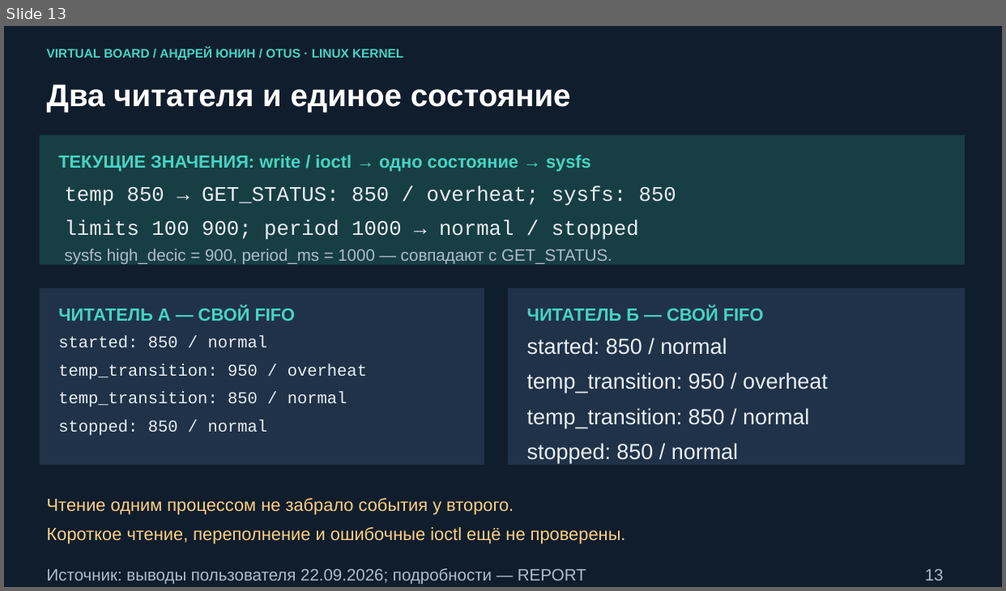
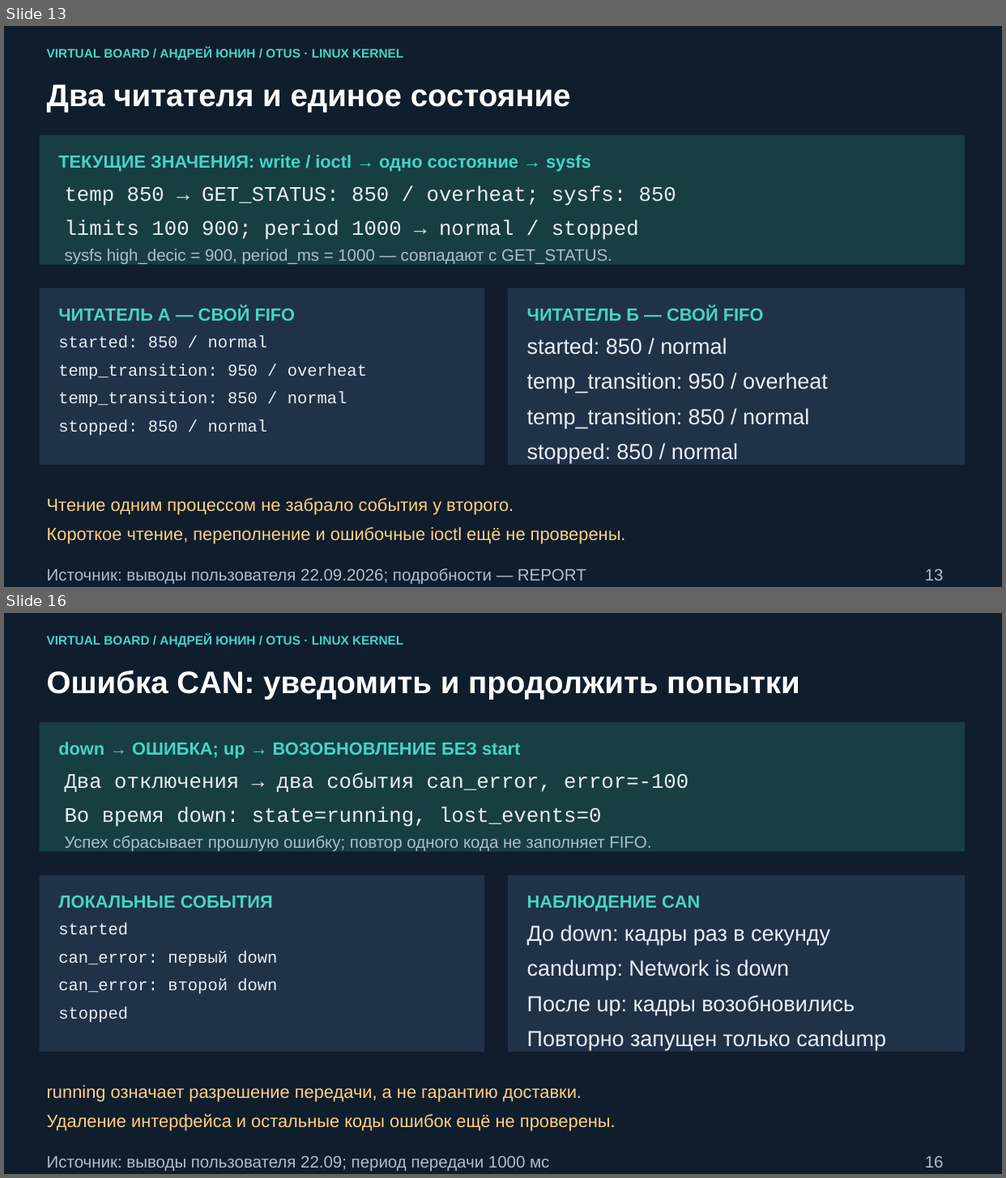
Before and after one commit to andrey-yunin/virtual-board, a slide deck: docs/presentation/virtual_board.pptx. Shown one above the other, each under a label of ours: slide 13 before the commit, slides 13 and 16 after it; the slides between them are not shown. The pictures are 1006x591 and 1006x1178 pixels, drawn with LibreOffice and Linux fonts; fonts in the diff are those of the drawing. Boxes give left, top, right and bottom in pixels: in the first picture for what was removed or moved away, otherwise in the second. Text is boxed around its words. In the diff, an @@ line names an element or a change of style, - is before the commit and + after.

Commit message:
• Add procfs/sysfs monitoring and CAN error events
 - Expose state and temperature status through read-only sysfs attributes
 - Add procfs snapshots with board state and per-client event losses
 - Publish CAN_ERROR events and suppress repeated identical errors
 - Verify CAN recovery after interface down/up without restarting the board
 - Verify client lifecycle and interface cleanup on unload
 - Update documentation and presentation with demonstrated results

```diff
--- a/docs/presentation/virtual_board.pptx
+++ b/docs/presentation/virtual_board.pptx
@@ slide 16 added at (4,613,1002,1174), background #101D2D @@
@@ text added at (47,634,403,647), 12 pt, text #46D4C4, bold @@
+VIRTUAL BOARD / АНДРЕЙ ЮНИН / OTUS · LINUX KERNEL
@@ text added at (47,671,800,699), 30 pt, text #FFFFFF, bold @@
+Ошибка CAN: уведомить и продолжить попытки
@@ rectangle added at (39,722,965,852), fill #173E43 @@
@@ text added at (58,742,520,759), 17 pt, text #46D4C4, bold @@
+down → ОШИБКА; up → ВОЗОБНОВЛЕНИЕ БЕЗ start
@@ text added at (65,773,688,827), 20 pt, text #E8EEF5 @@
+Два отключения → два события can_error, error=-100
+Во время down: state=running, lost_events=0
@@ text added at (65,836,651,851), 16 pt, text #AEBCCD @@
+Успех сбрасывает прошлую ошибку; повтор одного кода не заполняет FIFO.
@@ rectangle added at (39,875,484,1052), fill #203248 @@
@@ rectangle added at (508,875,965,1052), fill #203248 @@
@@ text added at (58,896,273,908), 17 pt, text #46D4C4, bold @@
+ЛОКАЛЬНЫЕ СОБЫТИЯ
@@ text added at (527,896,700,912), 17 pt, text #46D4C4, bold @@
+НАБЛЮДЕНИЕ CAN
@@ text added at (58,923,277,1023), 16 pt, text #E8EEF5 @@
+started
+can_error: первый down
+can_error: второй down
+stopped
@@ text added at (527,925,886,1050), 21 pt, text #E8EEF5 @@
+До down: кадры раз в секунду
+candump: Network is down
+После up: кадры возобновились
+Повторно запущен только candump
@@ text added at (47,1085,616,1131), 17 pt, text #FFD080 @@
+running означает разрешение передачи, а не гарантию доставки.
+Удаление интерфейса и остальные коды ошибок ещё не проверены.
@@ text added at (47,1156,549,1172), 16 pt, text #AEBCCD @@
+Источник: выводы пользователя 22.09; период передачи 1000 мс
@@ text added at (925,1156,944,1168), 16 pt, text #AEBCCD @@
+16
```
Also in this commit, not shown: 4 slides changed, 2 other slides added, 17 other files.
